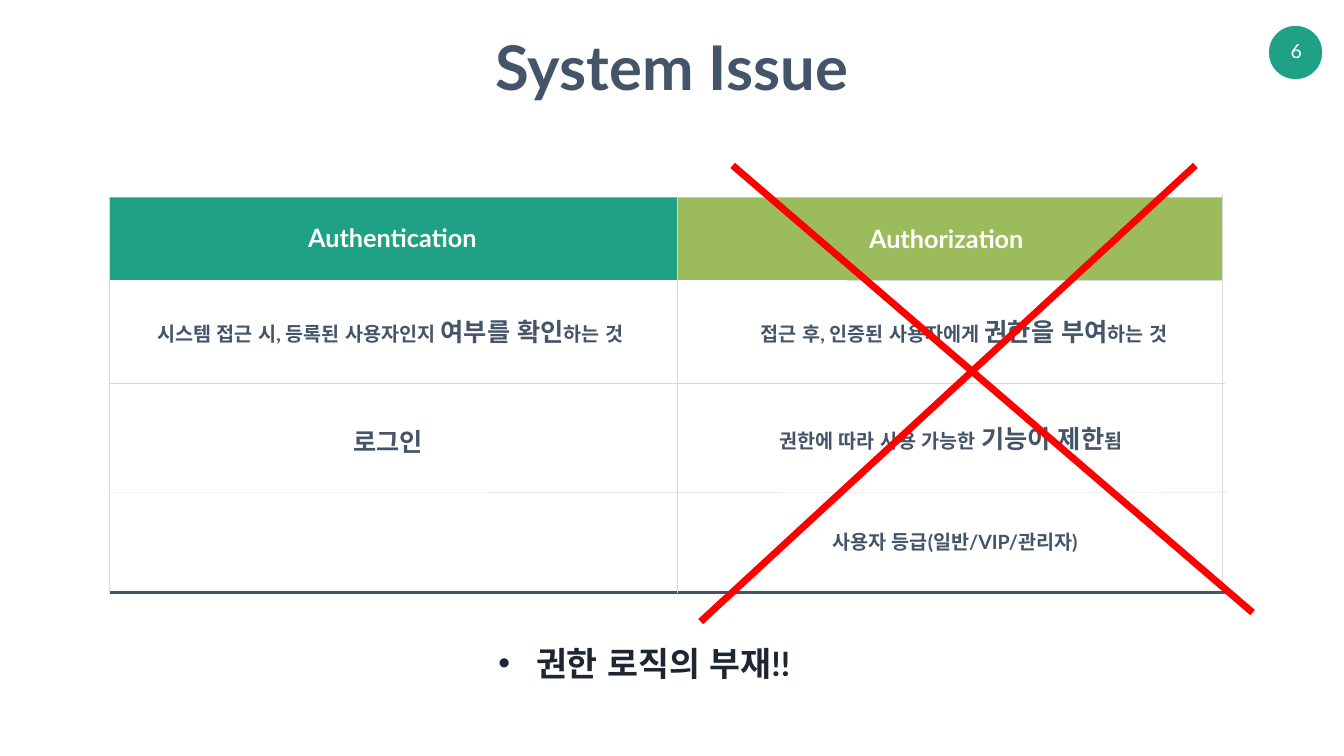
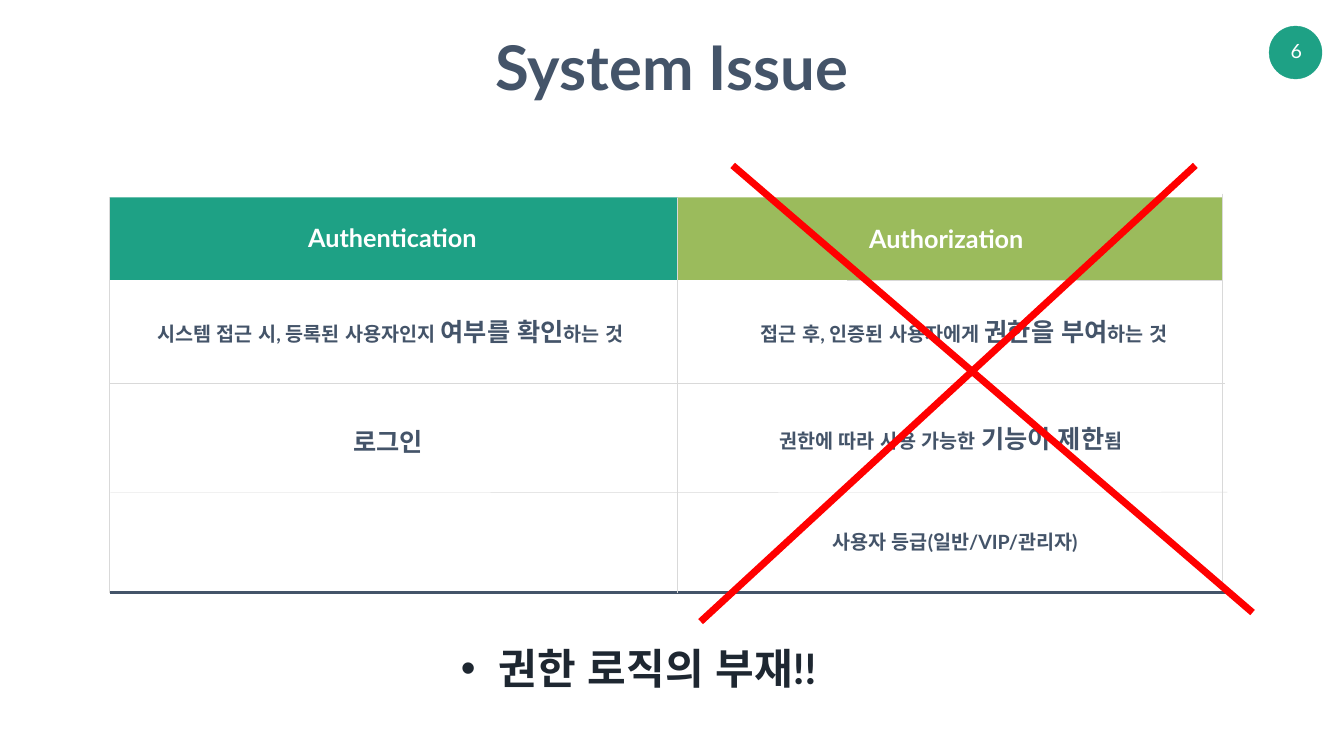
Before and after one commit to boostcamp2-gavas/reservation-system, a slide deck: slide 6 of docs/Spring Security_각자바스_발표자료.pptx. Drawn at 1344x756 pixels with LibreOffice and Linux fonts; fonts in the diff are those of the drawing. Boxes give left, top, right and bottom in pixels: in the first picture for what was removed or moved away, otherwise in the second. Text is boxed around its words. In the diff, an @@ line names an element or a change of style, - is before the commit and + after.

```diff
--- a/docs/Spring Security_각자바스_발표자료.pptx
+++ b/docs/Spring Security_각자바스_발표자료.pptx
@@ text "권한 로직의 부재!!": place and size @@
-text "권한 로직의 부재!!" at <box>536,647,790,679</box>
+text "권한 로직의 부재!!" at <box>499,648,817,688</box>
@@ text "권한 로직의 부재!!" at <box>499,648,817,688</box>: size 48 to 60 pt @@
```
Also in this commit, not shown: 13 other slides changed.
